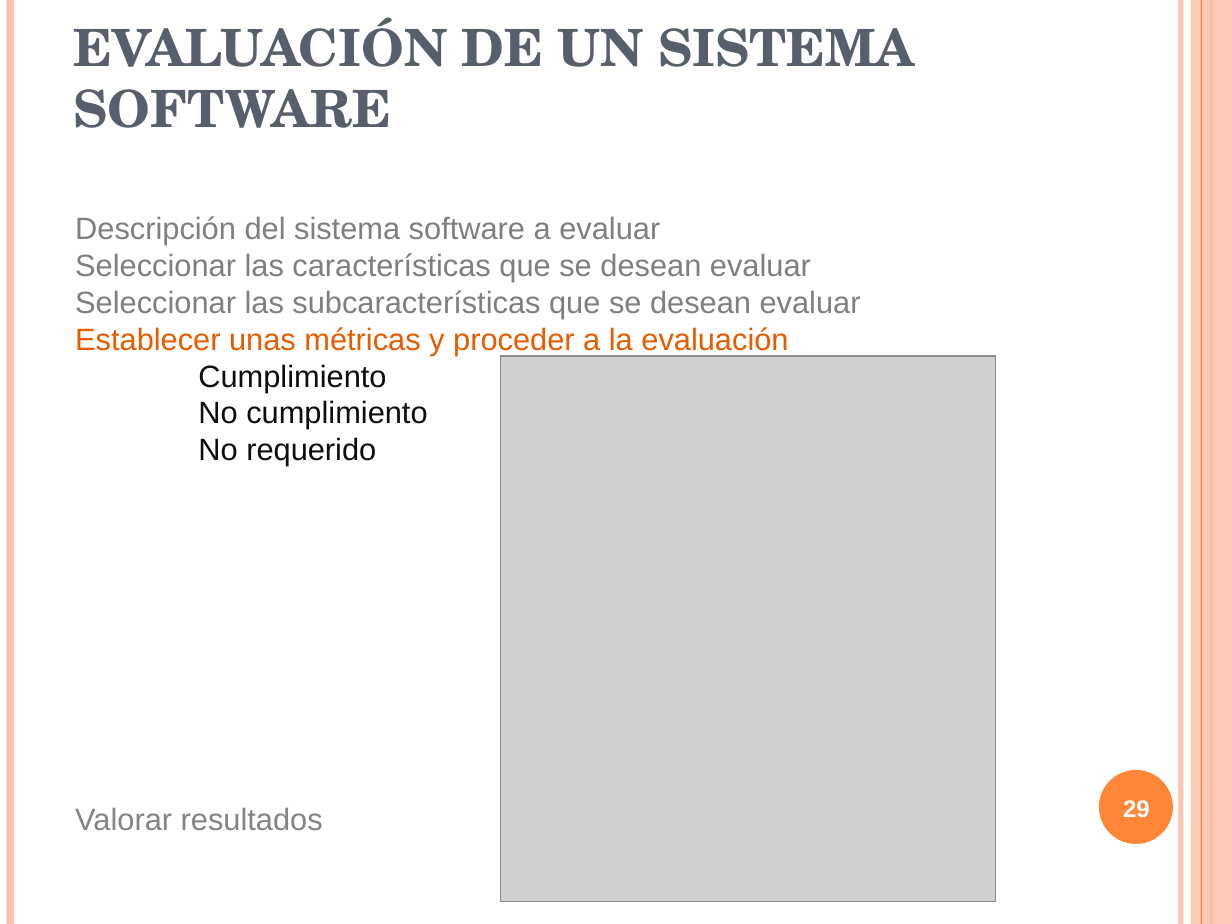
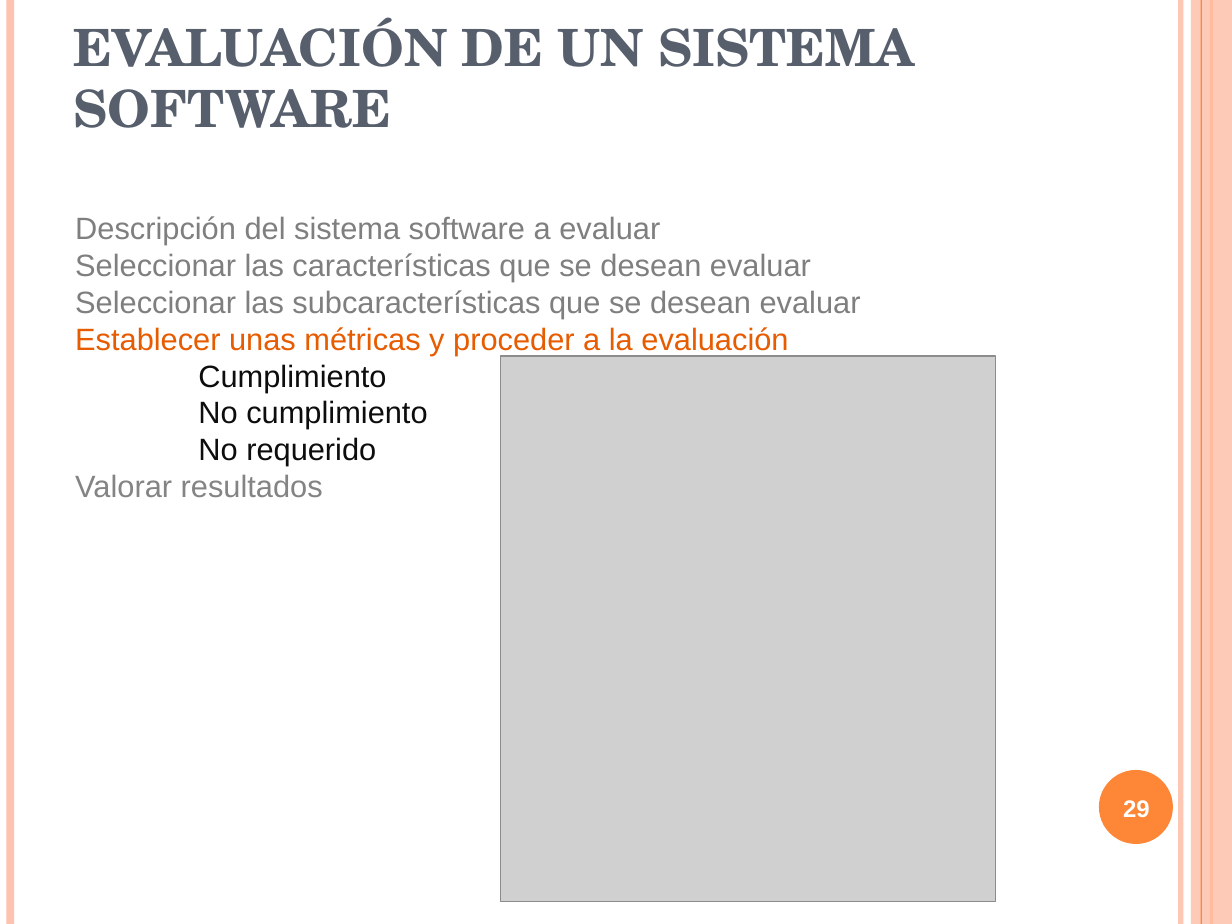
Before and after one commit to txedo/isi-auditoria, a slide deck: slide 29 of calidad/Trabajo/presentacion/presentacionCalidad.ppt. Drawn at 1232x924 pixels with LibreOffice and Linux fonts; fonts in the diff are those of the drawing; grey boxes stand for pictures. Boxes give left, top, right and bottom in pixels: in the first picture for what was removed or moved away, otherwise in the second. Text is boxed around its words. In the diff, an @@ line names an element or a change of style, - is before the commit and + after.

```diff
--- a/calidad/Trabajo/presentacion/presentacionCalidad.ppt
+++ b/calidad/Trabajo/presentacion/presentacionCalidad.ppt
@@ text "Descripción del sistema software a ..." rewrapped from <box>75,216,861,830</box> to <box>75,216,861,497</box> @@
```
Also in this commit, not shown: 14 other slides changed, 6 slides removed, 1 other file.
